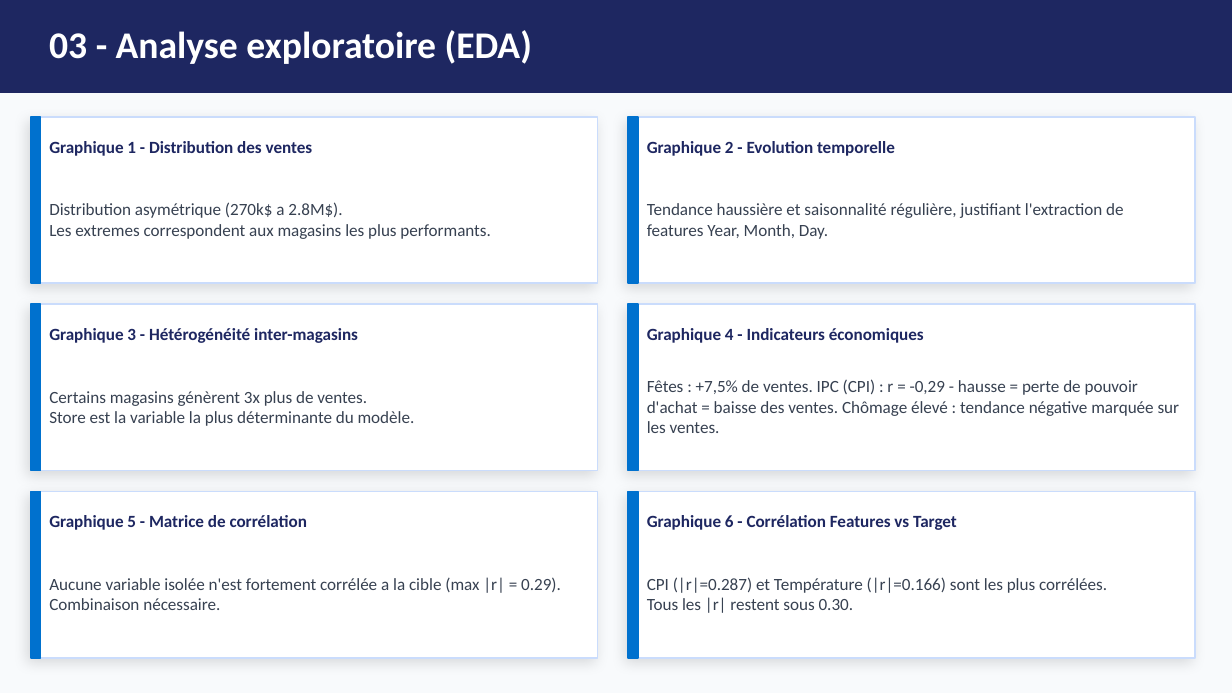
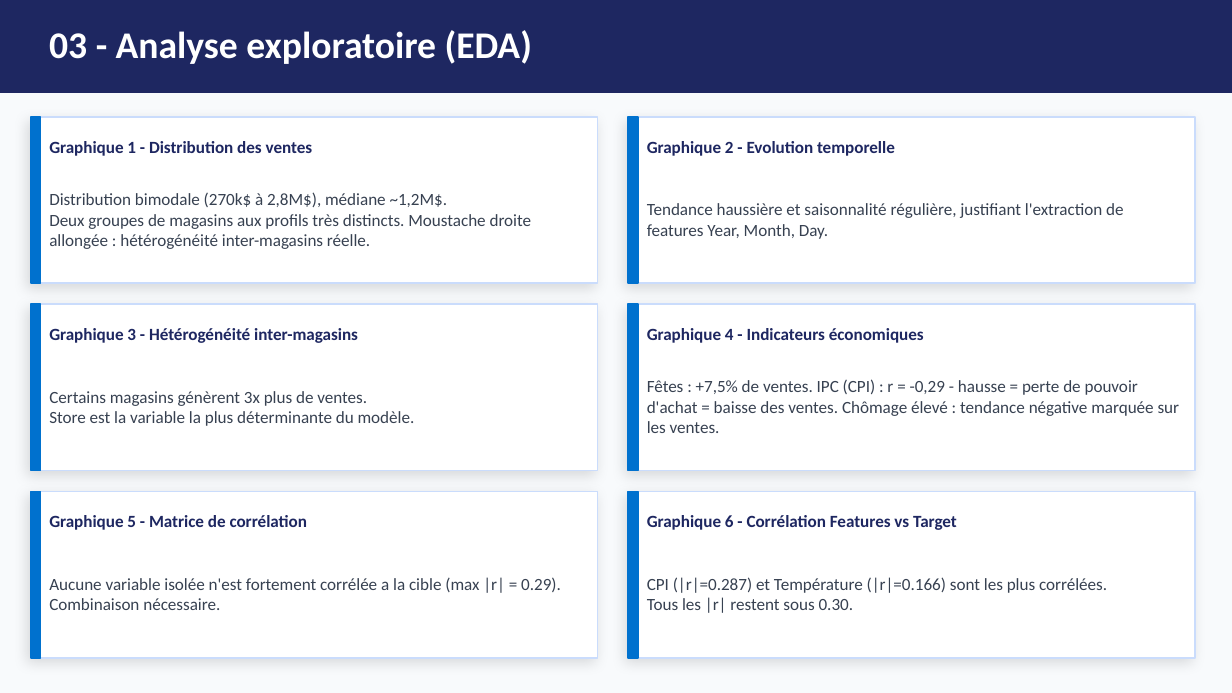
Before and after one commit to AichaFa/2-Projets-Fullstack, a slide deck: slide 5 of 3-Apprentissage automatique/1-soldes Walmart/Walmart_Presentation.pptx. Drawn at 1232x693 pixels with LibreOffice and Linux fonts; fonts in the diff are those of the drawing. Boxes give left, top, right and bottom in pixels: in the first picture for what was removed or moved away, otherwise in the second. Text is boxed around its words. In the diff, an @@ line names an element or a change of style, - is before the commit and + after.

```diff
--- a/3-Apprentissage automatique/1-soldes Walmart/Walmart_Presentation.pptx
+++ b/3-Apprentissage automatique/1-soldes Walmart/Walmart_Presentation.pptx
@@ text at box(49, 192, 532, 249): text changed @@
-Distribution asymétrique (270k$ a 2.8M$).
-Les extremes correspondent aux magasins les plus performants.
+Distribution bimodale (270k$ à 2,8M$), médiane ~1,2M$.
+Deux groupes de magasins aux profils très distincts. Moustache droite allongée : hétérogénéité inter-magasins réelle.
```
Also in this commit, not shown: 1 other slide changed, 2 other files.
